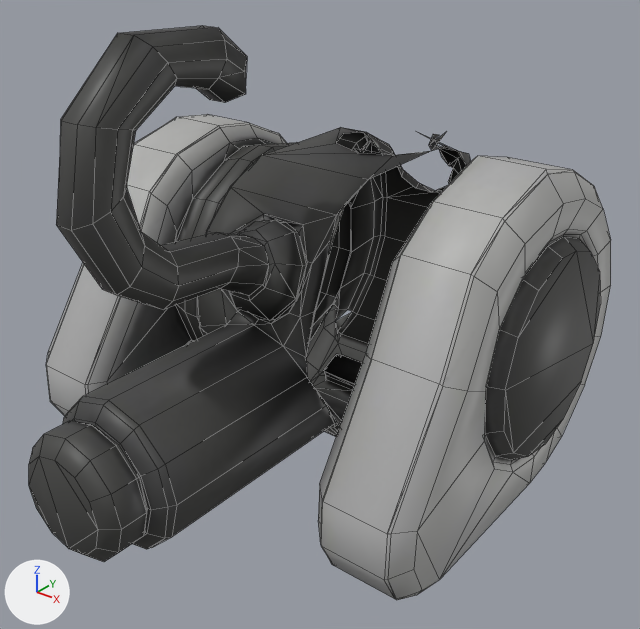
The Blender file ArtSource/RobotArm/Retopology/Robot arm_Body-tripo_part_new_0.blend, before and after one commit.
Camera for both pictures: a 50 mm lens placed at (0.345, -0.22, 0.545), pointed at (0.037, 0.165, 0.307). Every picture has the same lights, and +X, +Y and +Z are marked at lower left. The picture after the commit comes second. Mesh edges are drawn as thin lines.

Objects in the first picture: 'tripo_part_new_0'.
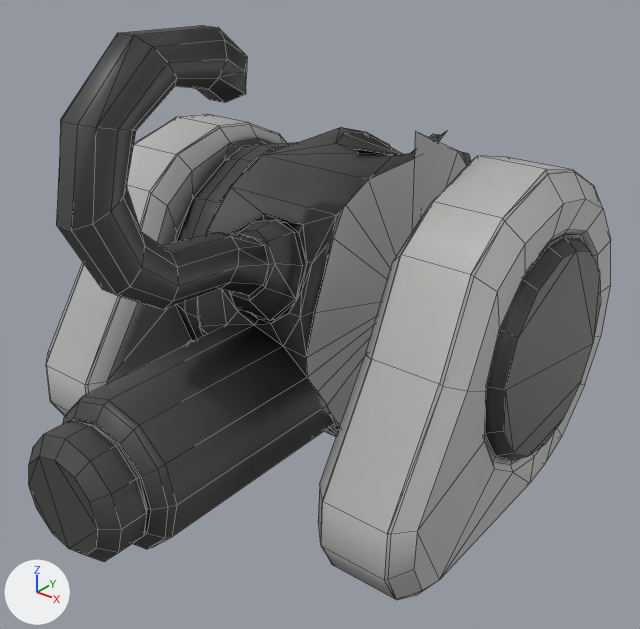
What differs and where, as boxes [x1, y1, x2, y2] in the pictures (640 x 629 px):
part 1 of me_tripo_part_new_0_001, built on: after [157, 131, 466, 426]

What changed in the scene script:
```text
Change me_tripo_part_new_0_001:
    used by ob_tripo_part_new_0; location = (0.0, 0.0, 0.0)
    remove me_tripo_part_new_0_001.from_pydata(...)  # 817 vertices, 953 faces; spans x -0.144..0.169, y -0.015..0.344, z 0.19..0.484
    add me_tripo_part_new_0_001.from_pydata(...)  # 819 vertices, 1047 faces; spans x -0.144..0.169, y -0.015..0.344, z 0.19..0.484
    me_tripo_part_new_0_001 part 1
    6 vertices are removed from x -0.075, y 0.143..0.188, z 0.231..0.338
    12 faces are deleted
    8 vertices are added at x -0.127..0.105, y 0.092..0.302, z 0.202..0.374
    106 new faces join them
    me_tripo_part_new_0_001 part 2: the surface is now shaded flat
```
